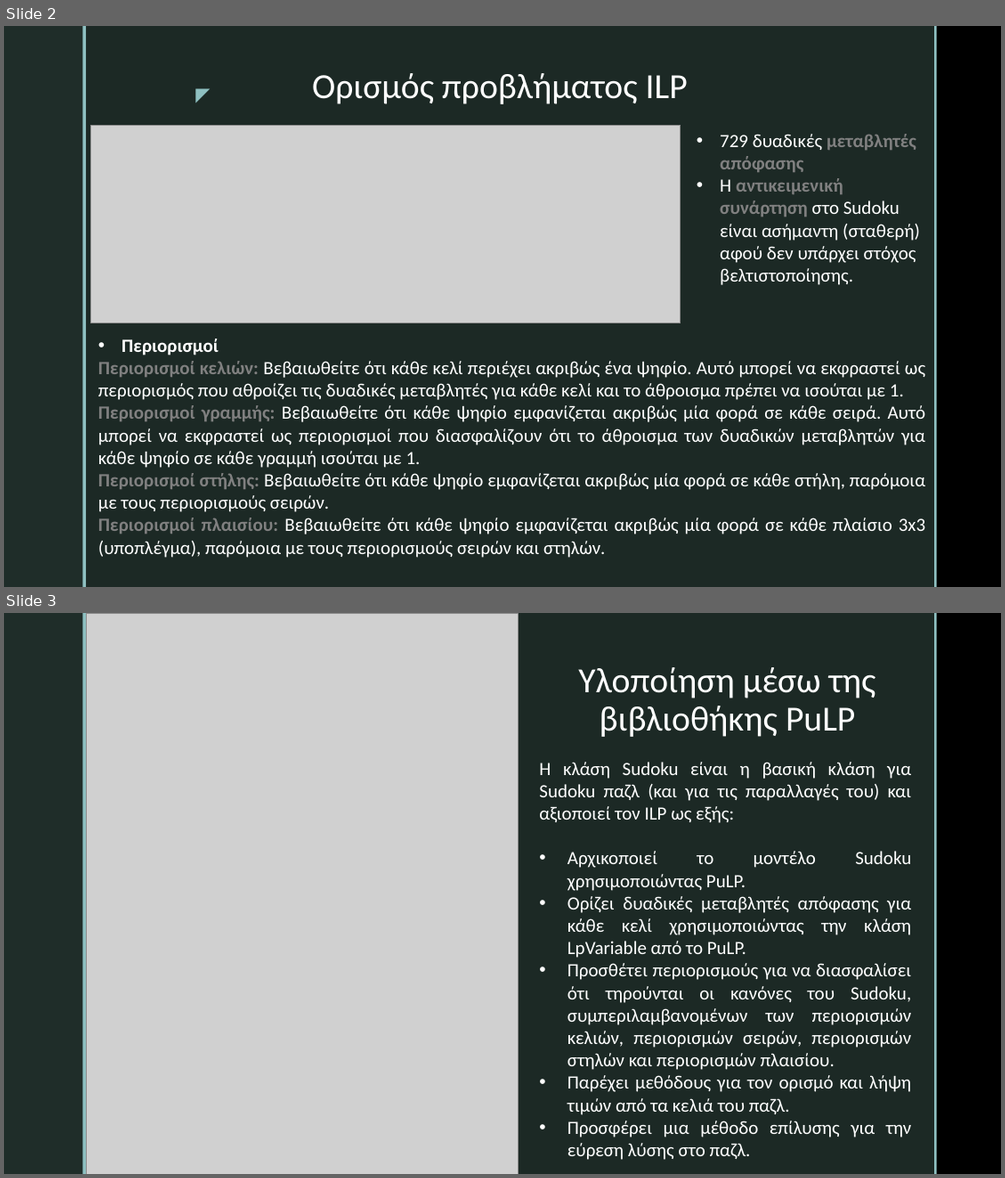
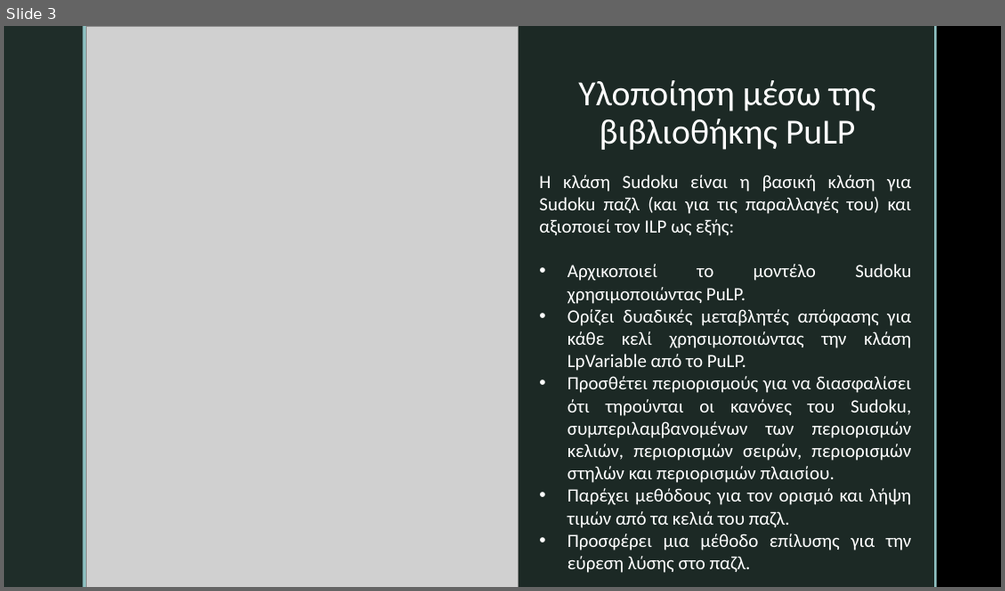
Before and after one commit to tsaperlein/Sudoku, a slide deck: Presentation.pptx. Shown one above the other, each under a label of ours: slides 2 and 3 before the commit, slide 3 after it. The pictures are 1005x1178 and 1005x591 pixels, drawn with LibreOffice and Linux fonts; fonts in the diff are those of the drawing; grey boxes stand for pictures; background and template pictures are left out. Boxes give left, top, right and bottom in pixels: in the first picture for what was removed or moved away, otherwise in the second. Text is boxed around its words. In the diff, an @@ line names an element or a change of style, - is before the commit and + after.

```diff
--- a/Presentation.pptx
+++ b/Presentation.pptx
@@ slide 2 removed at [4,26,1001,587], background picture (left out); not listed: 4 template elements that a slide beside it also shows @@
@@ text removed at [184,79,217,108] @@
-◤
@@ title removed at [312,73,688,104] @@
-Ορισμός προβλήματος ILP
@@ picture removed at [90,125,680,323] @@
@@ text removed at [720,134,920,285] @@
-• 729 δυαδικές μεταβλητές απόφασης
-• Η αντικειμενική συνάρτηση στο Sudoku είναι ασήμαντη (σταθερή) αφού δεν υπάρχει στόχος βελτιστοποίησης.
@@ text removed at [98,338,926,557] @@
-• Περιορισμοί
-Περιορισμοί κελιών: Βεβαιωθείτε ότι κάθε κελί περιέχει ακριβώς ένα ψηφίο. Αυτό μπορεί να εκφραστεί ως περιορισμός που αθροίζει τις δυαδικές μεταβλητές για κάθε κελί και το άθροισμα πρέπει να ισούται με 1.
-Περιορισμοί γραμμής: Βεβαιωθείτε ότι κάθε ψηφίο εμφανίζεται ακριβώς μία φορά σε κάθε σειρά. Αυτό μπορεί να εκφραστεί ως περιορισμοί που διασφαλίζουν ότι το άθροισμα των δυαδικών μεταβλητών για κάθε ψηφίο σε κάθε γραμμή ισούται με 1.
-Περιορισμοί στήλης: Βεβαιωθείτε ότι κάθε ψηφίο εμφανίζεται ακριβώς μία φορά σε κάθε στήλη, παρόμοια με τους περιορισμούς σειρών.
-Περιορισμοί πλαισίου: Βεβαιωθείτε ότι κάθε ψηφίο εμφανίζεται ακριβώς μία φορά σε κάθε πλαίσιο 3x3 (υποπλέγμα), παρόμοια με τους περιορισμούς σειρών και στηλών.
```
Also in this commit, not shown: 3 slides changed, 1 slide added.
